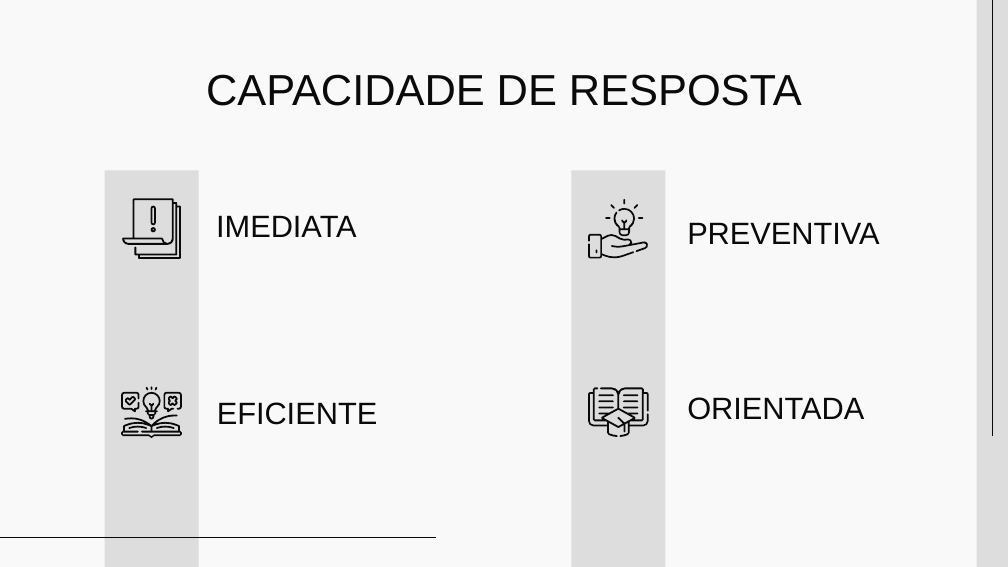
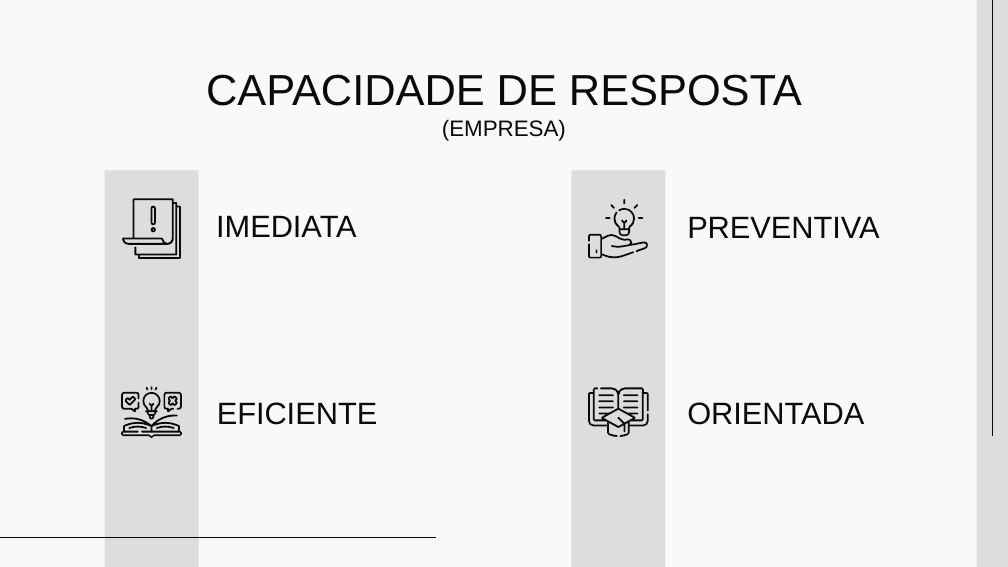
Before and after one commit to dpinto-xbin/zabbix-rtu, a slide deck: slide 8 of Apresentação-Estágio.ppsx (slide 9 before the commit). Drawn at 1008x567 pixels with LibreOffice and Linux fonts; fonts in the diff are those of the drawing. Boxes give left, top, right and bottom in pixels: in the first picture for what was removed or moved away, otherwise in the second. Text is boxed around its words. In the diff, an @@ line names an element or a change of style, - is before the commit and + after.

```diff
--- a/Apresentação-Estágio.ppsx
+++ b/Apresentação-Estágio.ppsx
@@ title at [206,74,802,141]: text changed @@
-CAPACIDADE DE RESPOSTA
+CAPACIDADE DE RESPOSTA
+(EMPRESA)
@@ subtitle "PREVENTIVA": place and size @@
-subtitle "PREVENTIVA" at [687,222,879,244]
+subtitle "PREVENTIVA" at [687,216,879,238]
@@ subtitle "ORIENTADA": place and size @@
-subtitle "ORIENTADA" at [687,397,864,420]
+subtitle "ORIENTADA" at [687,402,864,425]
```
Also in this commit, not shown: 3 other slides changed, 1 slide added.
